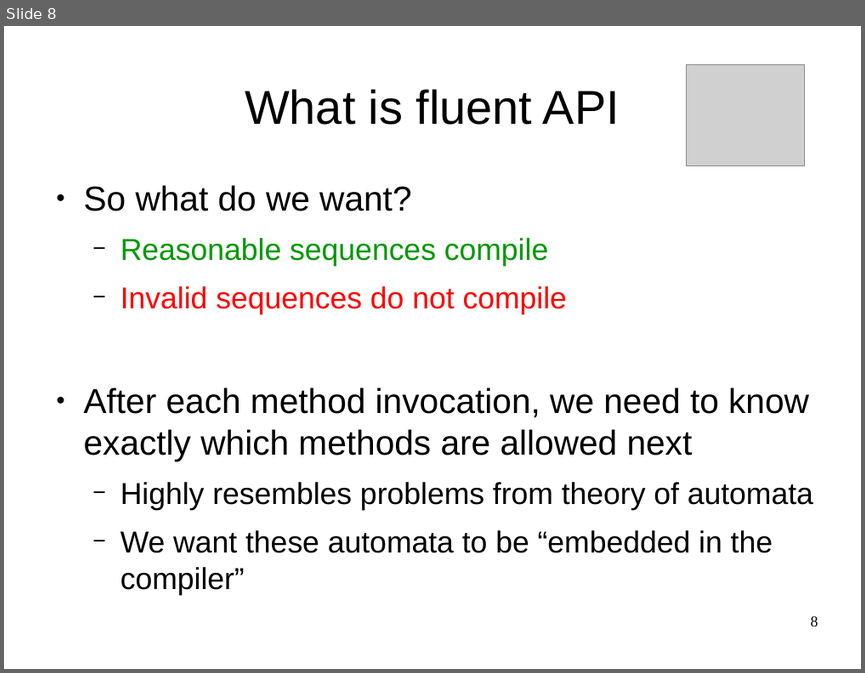
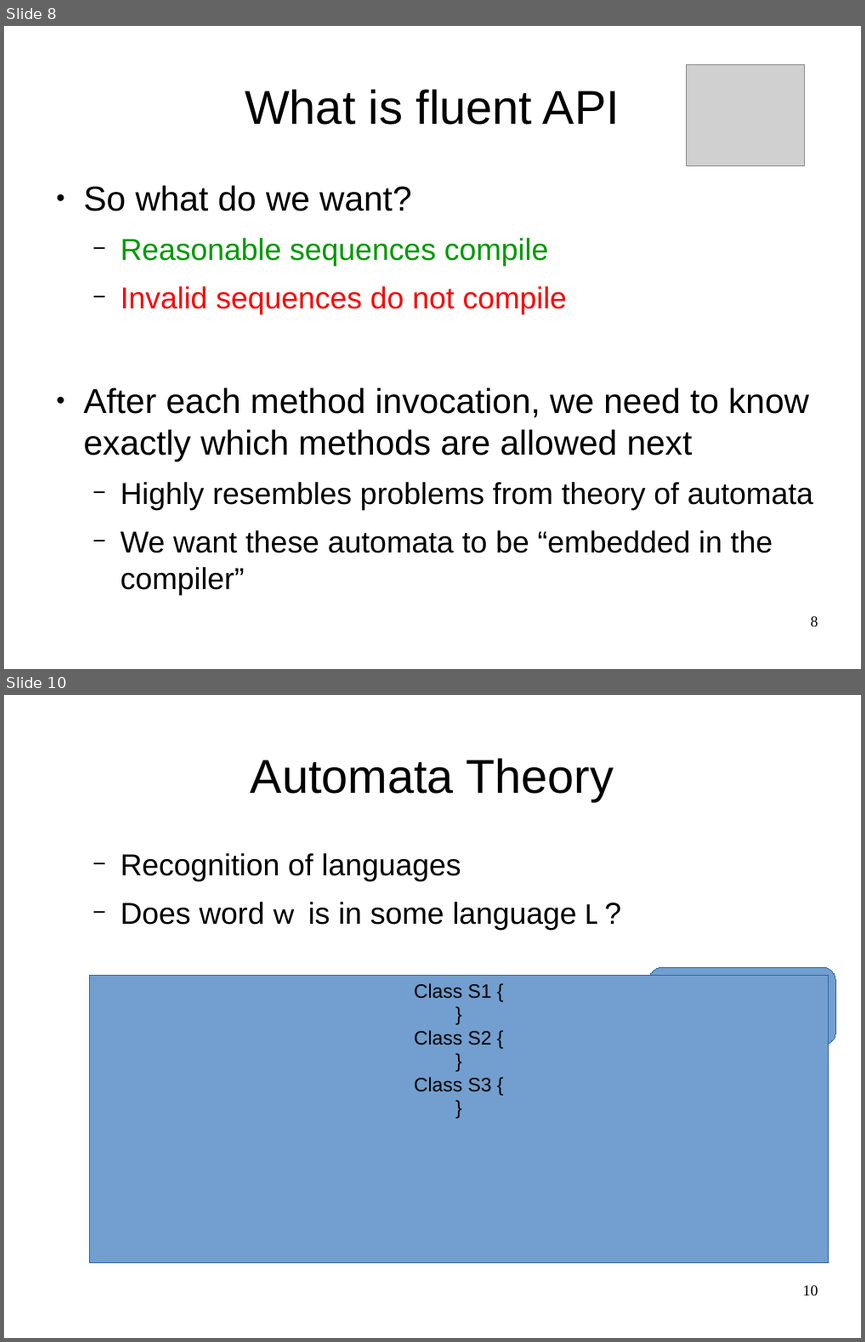
Before and after one commit to OriRoth/fling, a slide deck: Manuscripts/Thesis Seminar/Thesis Seminar.odp. Shown one above the other, each under a label of ours: slide 8 before the commit, slides 8 and 10 after it; the slides between them are not shown. The pictures are 865x673 and 865x1342 pixels, drawn with LibreOffice and Linux fonts; fonts in the diff are those of the drawing; grey boxes stand for pictures. Boxes give left, top, right and bottom in pixels: in the first picture for what was removed or moved away, otherwise in the second. Text is boxed around its words. In the diff, an @@ line names an element or a change of style, - is before the commit and + after.

```diff
--- a/Manuscripts/Thesis Seminar/Thesis Seminar.odp
+++ b/Manuscripts/Thesis Seminar/Thesis Seminar.odp
@@ slide 10 added at (4,695,861,1338), background #FFFFFF @@
@@ title added at (250,758,613,801), 44 pt, text #000000 @@
+Automata Theory
@@ text added at (120,853,597,930), 28 pt, text #000000 @@
+  − Recognition of languages
+  − Does word w is in some language L ?
@@ rectangle added at (90,975,828,1263), fill #729FCF, outline #3465A4 0 pt, 18 pt, text #000000 @@
+Class S1 {
+}
+Class S2 {
+}
+Class S3 {
+}
@@ rounded speech box added at (649,967,836,1045), fill #729FCF, outline #3465A4 0 pt @@
@@ page number added at (803,1285,818,1295), 14 pt, text #000000 @@
+10
```
Also in this commit, not shown: 3 slides changed, 2 other slides added, 2 slides removed.
